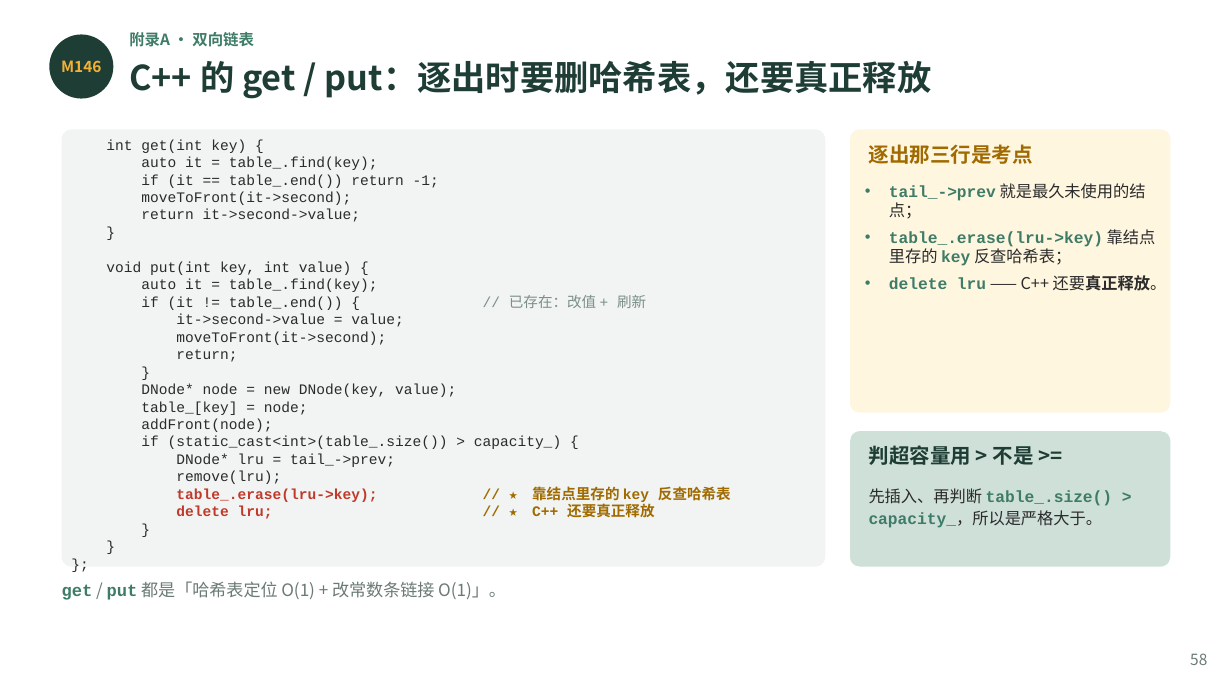
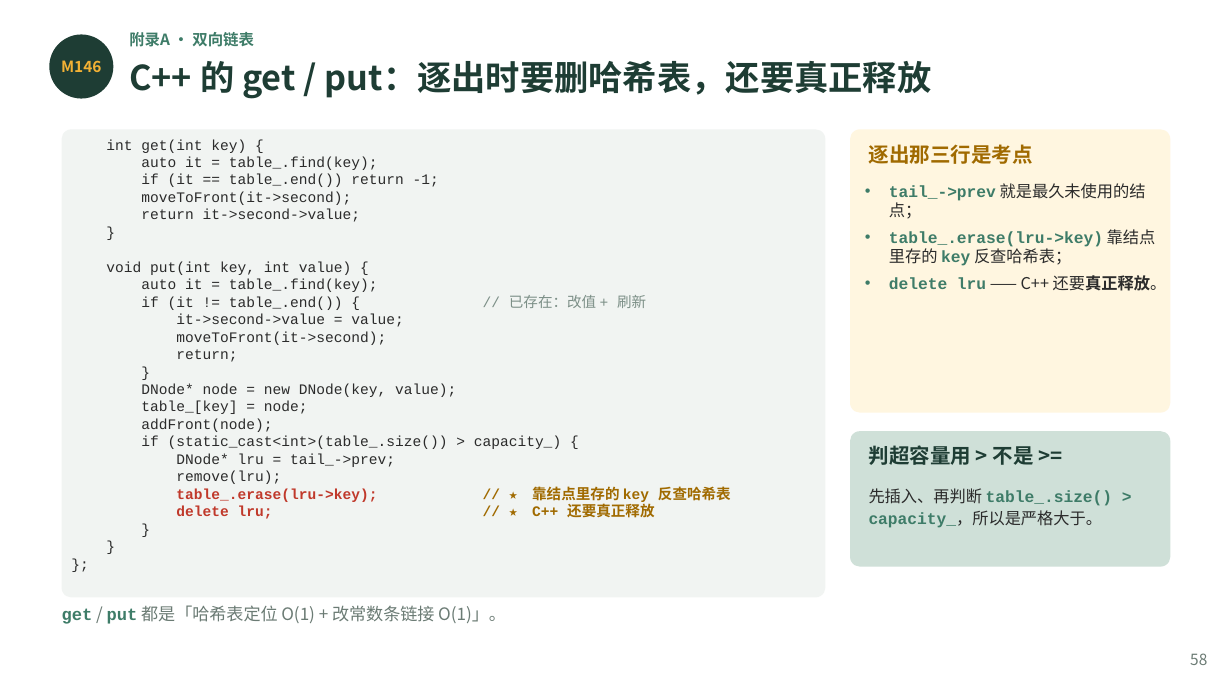
Before and after one commit to GMyhf/2026fall-cs201, a slide deck: slide 59 of courseware/202609_DSA_02_Linear_List.pptx. Drawn at 1232x693 pixels with LibreOffice and Linux fonts; fonts in the diff are those of the drawing. Boxes give left, top, right and bottom in pixels: in the first picture for what was removed or moved away, otherwise in the second. Text is boxed around its words. In the diff, an @@ line names an element or a change of style, - is before the commit and + after.

```diff
--- a/courseware/202609_DSA_02_Linear_List.pptx
+++ b/courseware/202609_DSA_02_Linear_List.pptx
@@ rounded rectangle resized from (x1=62, y1=129, x2=825, y2=567) to (x1=62, y1=129, x2=825, y2=598) @@
@@ rounded rectangle at (x1=62, y1=129, x2=825, y2=598): proportions changed @@
@@ text "get / put 都是「哈希表定位 O(1) ..." moved from (x1=62, y1=581, x2=506, y2=600) to (x1=62, y1=605, x2=506, y2=624) @@
```
Also in this commit, not shown: 6 other slides changed, 25 other files.
